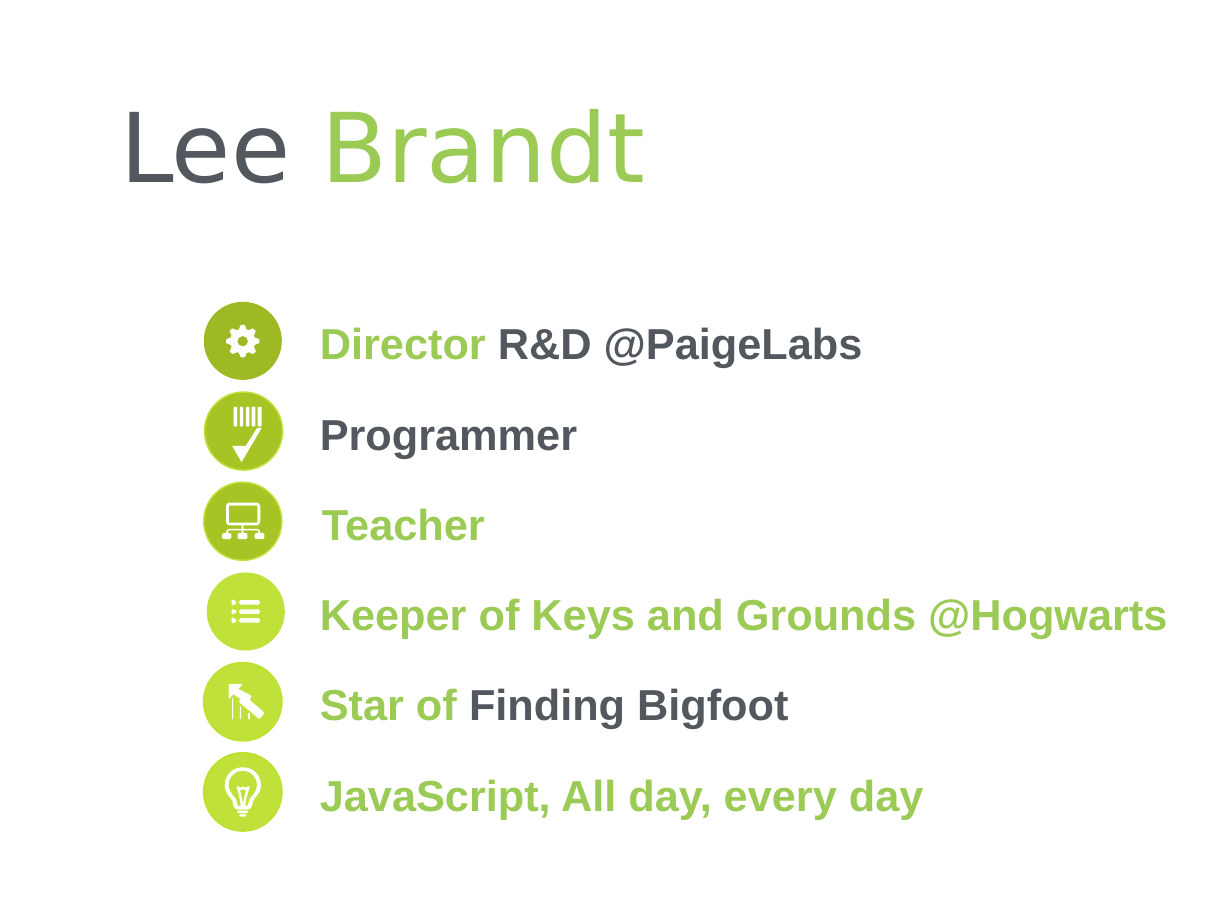
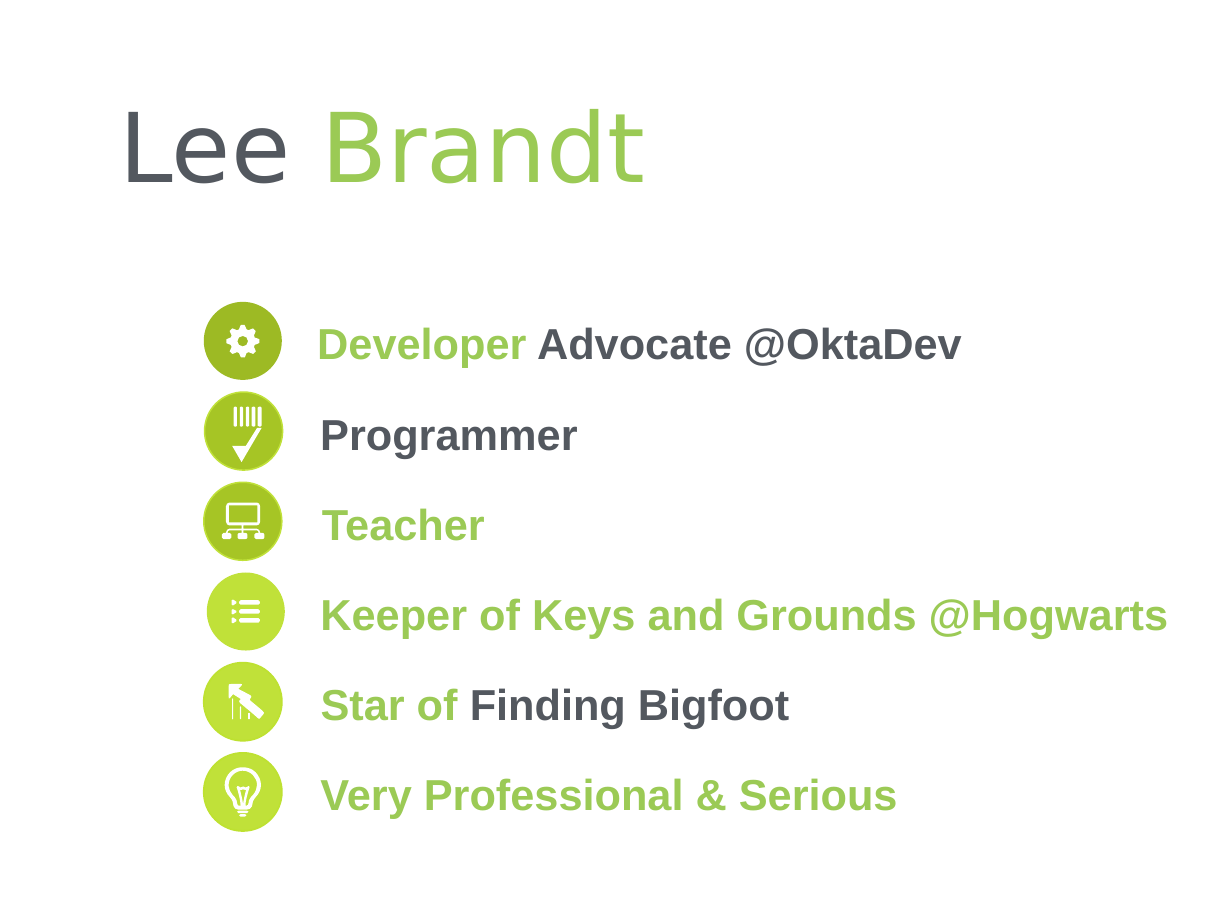
Before and after one commit to leebrandt/Presentations, a slide deck: slide 4 of JavaScriptLevelUp/JavascriptLevelUp.pptx. Drawn at 1232x924 pixels with LibreOffice and Linux fonts; fonts in the diff are those of the drawing; background and template pictures are left out. Boxes give left, top, right and bottom in pixels: in the first picture for what was removed or moved away, otherwise in the second. Text is boxed around its words. In the diff, an @@ line names an element or a change of style, - is before the commit and + after.

```diff
--- a/JavaScriptLevelUp/JavascriptLevelUp.pptx
+++ b/JavaScriptLevelUp/JavascriptLevelUp.pptx
@@ text added at box(317, 327, 962, 368), 36 pt, text #53585F, bold @@
+Developer Advocate @OktaDev
@@ text removed at box(320, 327, 863, 368) @@
-Director R&D @PaigeLabs
@@ text at box(320, 778, 898, 819): text changed @@
-JavaScript, All day, every day
+Very Professional & Serious
```
Also in this commit, not shown: 12 other slides changed, 4 slides added, 2 slides removed, 8 other files.
